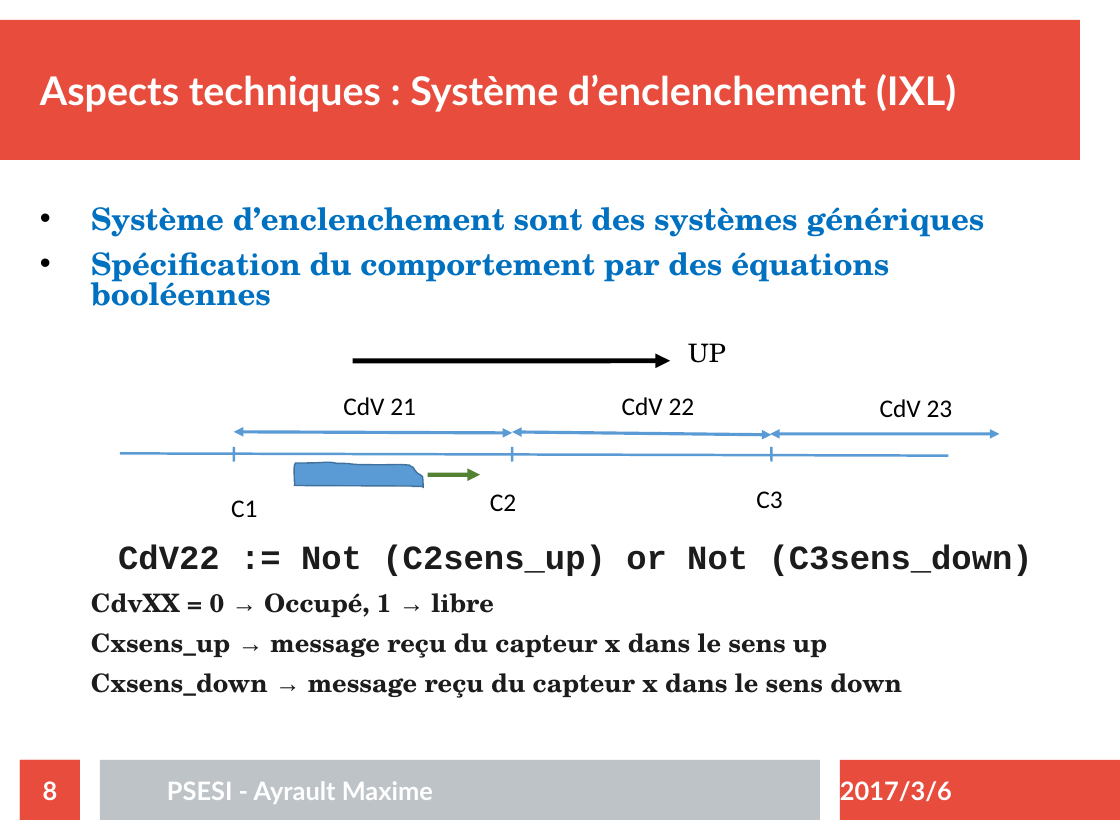
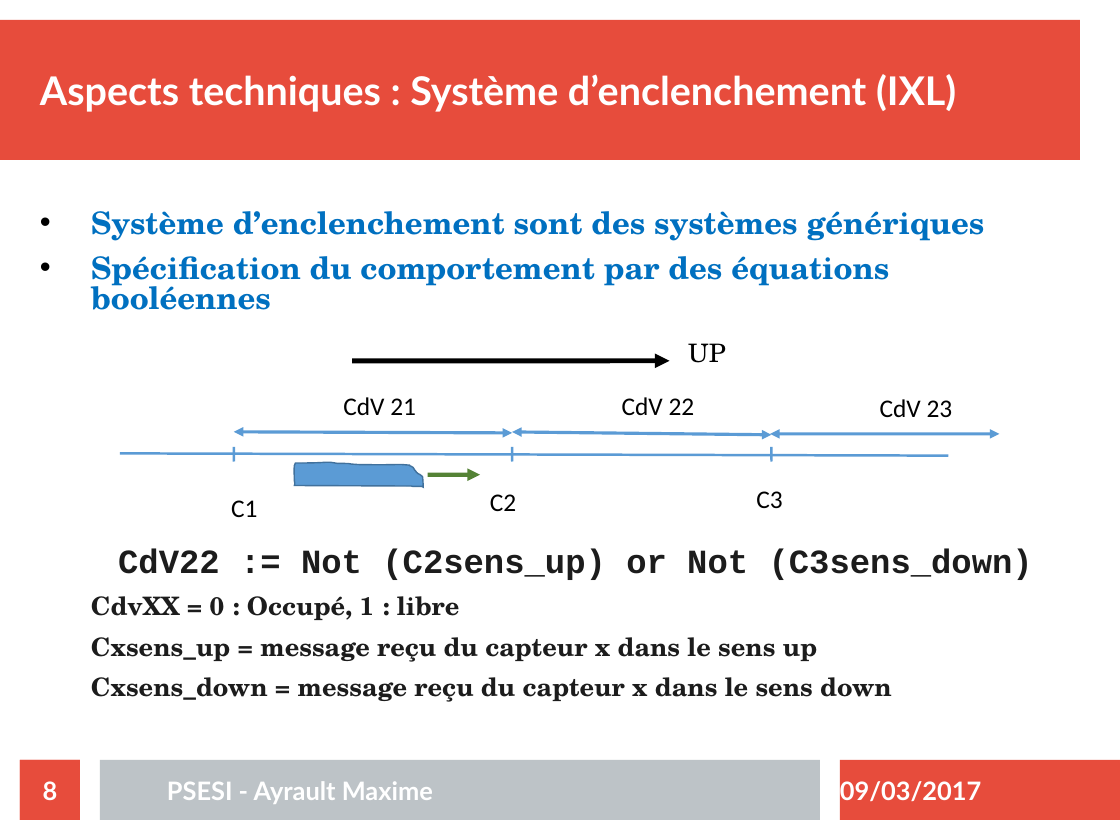
Before and after one commit to maximouth/psesi, a slide deck: slide 8 of Presentation/presentation.odp. Drawn at 1120x840 pixels with LibreOffice and Linux fonts; fonts in the diff are those of the drawing. Boxes give left, top, right and bottom in pixels: in the first picture for what was removed or moved away, otherwise in the second. Text is boxed around its words. In the diff, an @@ line names an element or a change of style, - is before the commit and + after.

```diff
--- a/Presentation/presentation.odp
+++ b/Presentation/presentation.odp
@@ text at (x1=91, y1=596, x2=892, y2=702): text changed @@
-      CdvXX = 0 → Occupé, 1 → libre
-      Cxsens_up → message reçu du capteur x dans le sens up
-      Cxsens_down → message reçu du capteur x dans le sens down
+      CdvXX = 0 : Occupé, 1 : libre
+      Cxsens_up = message reçu du capteur x dans le sens up
+      Cxsens_down = message reçu du capteur x dans le sens down
@@ text at (x1=840, y1=781, x2=982, y2=801): text changed @@
-2017/3/6
+09/03/2017
```
Also in this commit, not shown: 22 other slides changed, 2 slides added, 28 other files.
